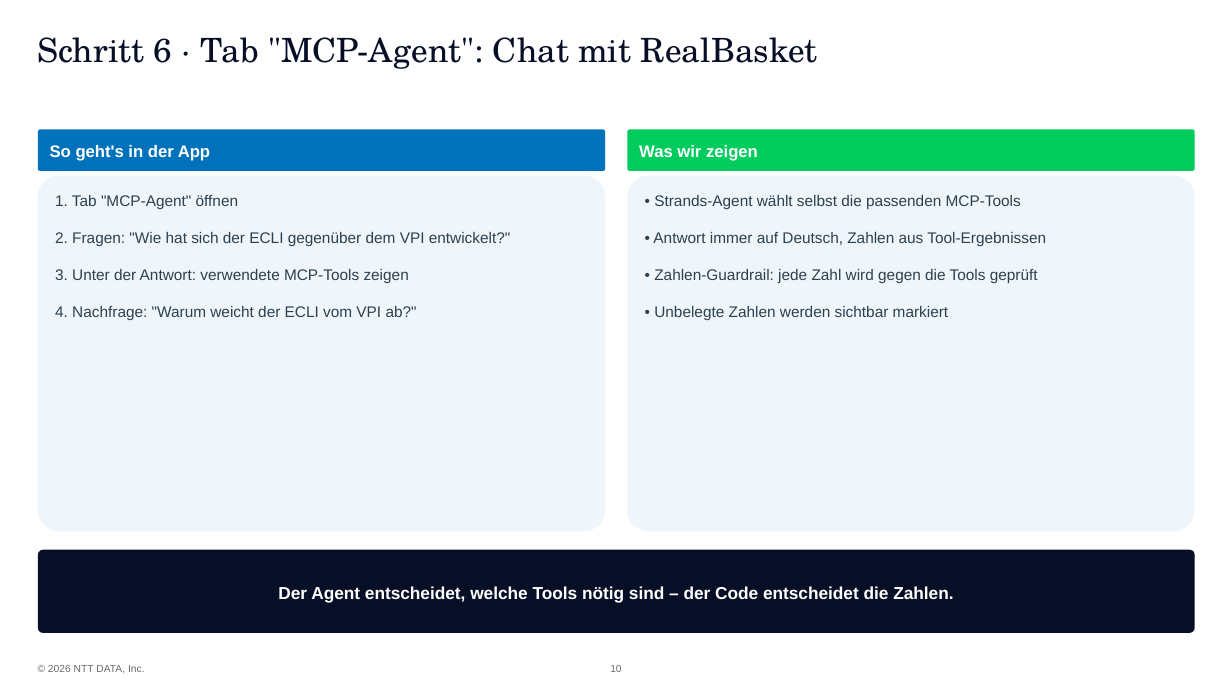
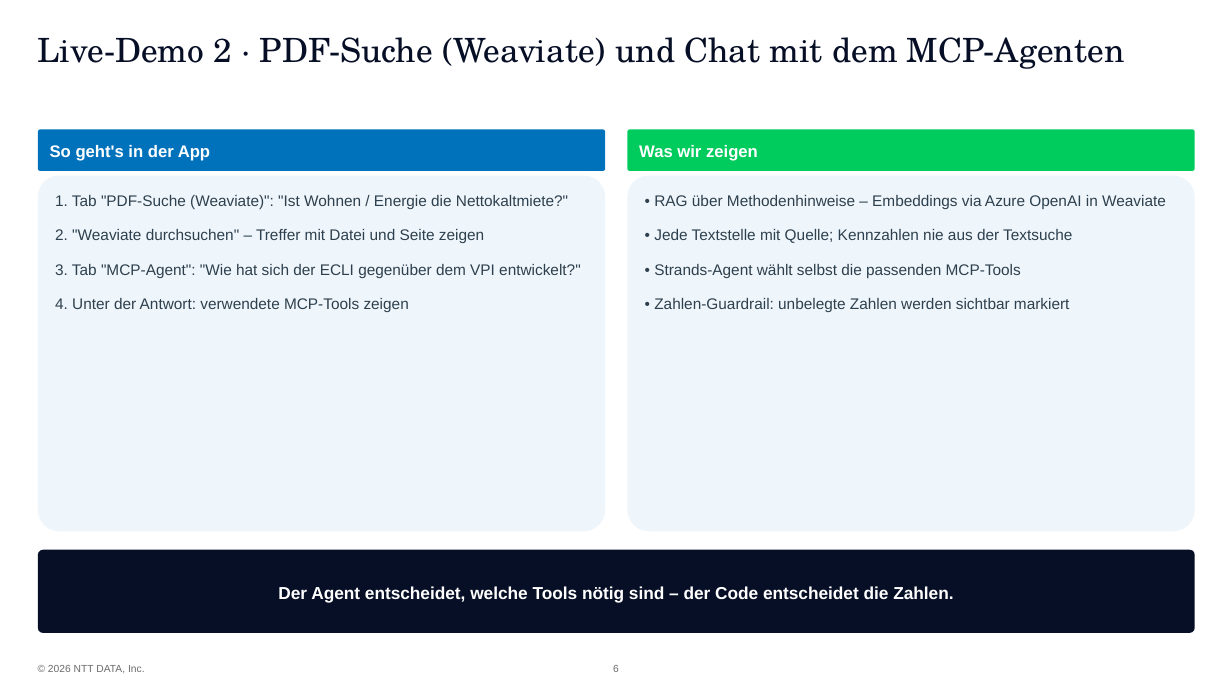
Before and after one commit to ValentinIliu1212/realBasket, a slide deck: slide 6 of hackathon/RealBasket_Hackathon_Demo_DE.pptx (slide 10 before the commit). Drawn at 1232x693 pixels with LibreOffice and Linux fonts; fonts in the diff are those of the drawing; background and template pictures are left out. Boxes give left, top, right and bottom in pixels: in the first picture for what was removed or moved away, otherwise in the second. Text is boxed around its words. In the diff, an @@ line names an element or a change of style, - is before the commit and + after.

```diff
--- a/hackathon/RealBasket_Hackathon_Demo_DE.pptx
+++ b/hackathon/RealBasket_Hackathon_Demo_DE.pptx
@@ title at (38,37,1124,69): text changed @@
-Schritt 6 · Tab "MCP-Agent": Chat mit RealBasket
+Live-Demo 2 · PDF-Suche (Weaviate) und Chat mit dem MCP-Agenten
@@ text in rounded rectangle at (55,195,580,312): text changed @@
-1. Tab "MCP-Agent" öffnen
-2. Fragen: "Wie hat sich der ECLI gegenüber dem VPI entwickelt?"
-3. Unter der Antwort: verwendete MCP-Tools zeigen
-4. Nachfrage: "Warum weicht der ECLI vom VPI ab?"
+1. Tab "PDF-Suche (Weaviate)": "Ist Wohnen / Energie die Nettokaltmiete?"
+2. "Weaviate durchsuchen" – Treffer mit Datei und Seite zeigen
+3. Tab "MCP-Agent": "Wie hat sich der ECLI gegenüber dem VPI entwickelt?"
+4. Unter der Antwort: verwendete MCP-Tools zeigen
@@ text in rounded rectangle at (654,195,1166,243): paragraphs added @@
+• RAG über Methodenhinweise – Embeddings via Azure OpenAI in Weaviate
+• Jede Textstelle mit Quelle; Kennzahlen nie aus der Textsuche
@@ text in rounded rectangle at (654,264,1021,278): less space between paragraphs @@
@@ text in rounded rectangle at (654,298,1070,312): text changed @@
-• Antwort immer auf Deutsch, Zahlen aus Tool-Ergebnissen
-• Zahlen-Guardrail: jede Zahl wird gegen die Tools geprüft
-• Unbelegte Zahlen werden sichtbar markiert
+• Zahlen-Guardrail: unbelegte Zahlen werden sichtbar markiert
@@ page number at (613,665,619,672): text changed @@
-10
+6
```
Also in this commit, not shown: 4 other slides changed, 1 slide added, 5 slides removed, 3 other files.
